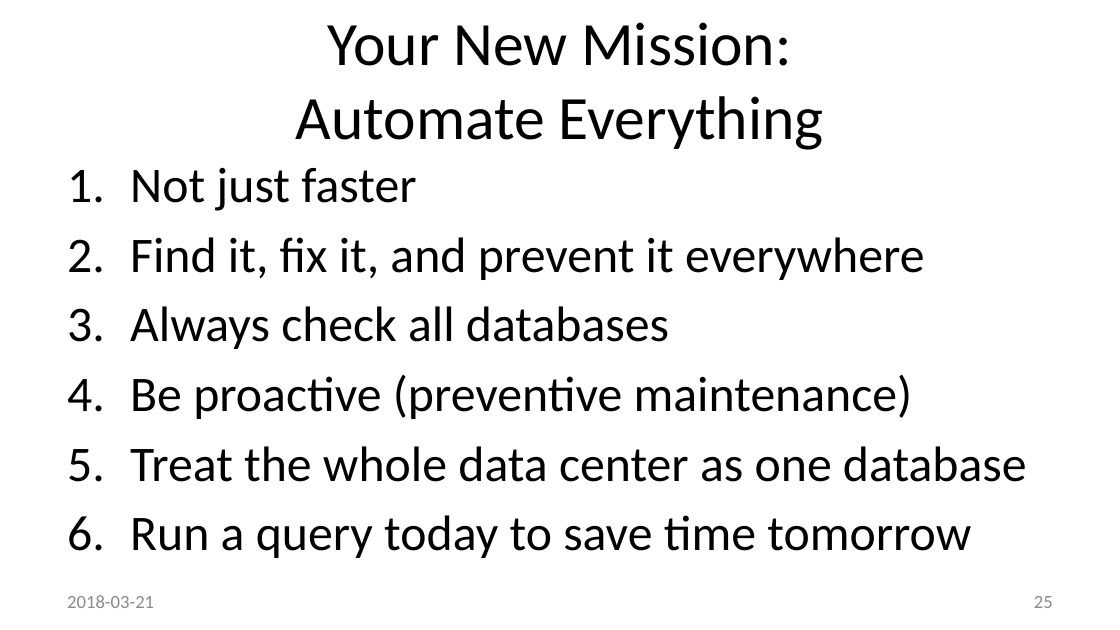
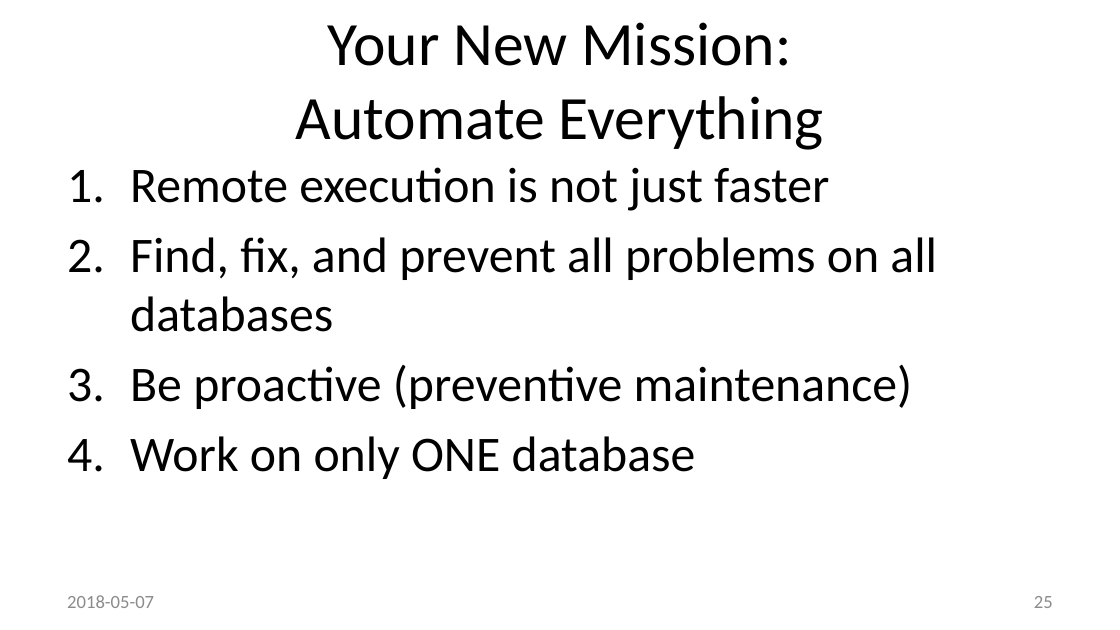
Before and after one commit to method5/method5.github.io, a slide deck: slide 25 of presentations/Method5.pptx. Drawn at 1120x630 pixels with LibreOffice and Linux fonts; fonts in the diff are those of the drawing; background and template pictures are left out. Boxes give left, top, right and bottom in pixels: in the first picture for what was removed or moved away, otherwise in the second. Text is boxed around its words. In the diff, an @@ line names an element or a change of style, - is before the commit and + after.

Commit message:
Updates and simplified wording
1. Updated experience from 15 to 17 years
2. Reworded "A Robust Solution" and updated some statistics.
3. Added "saved" to "Exceptions and Metadata" in "Advantages" slide.
4. Added space between function and procedure for "Interface" slide.
5. Simplified "Minimum Privileges" slide.
6. Added "database-by-database" line to "Oracle Automation Gap" slide.
7. Simplified last slide.

```diff
--- a/presentations/Method5.pptx
+++ b/presentations/Method5.pptx
@@ text at bbox=[130, 167, 937, 332]: text changed @@
-1. Not just faster
-2. Find it, fix it, and prevent it everywhere
-3. Always check all databases
+1. Remote execution is not just faster
+2. Find, fix, and prevent all problems on all databases
@@ text at bbox=[130, 436, 696, 479]: text changed @@
-5. Treat the whole data center as one database
-6. Run a query today to save time tomorrow
+4. Work on only ONE database
@@ text at bbox=[67, 595, 154, 608]: text changed @@
-2018-03-21
+2018-05-07
```
Also in this commit, not shown: 24 other slides changed.
